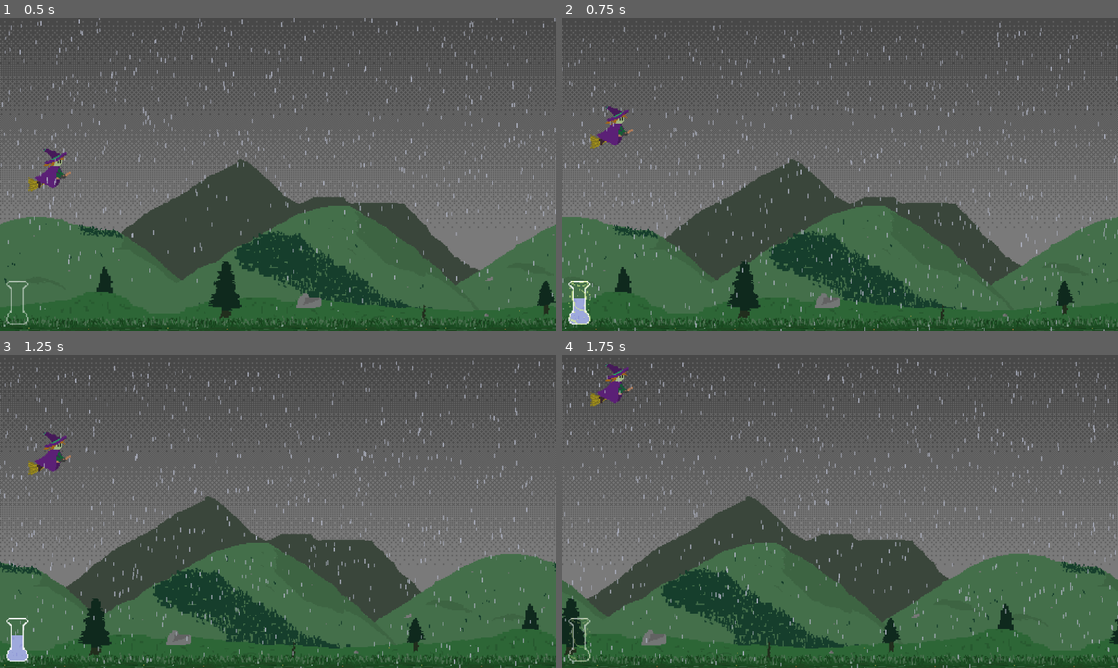
Above: before the commit, frames 1-4 (two rows, left to right).
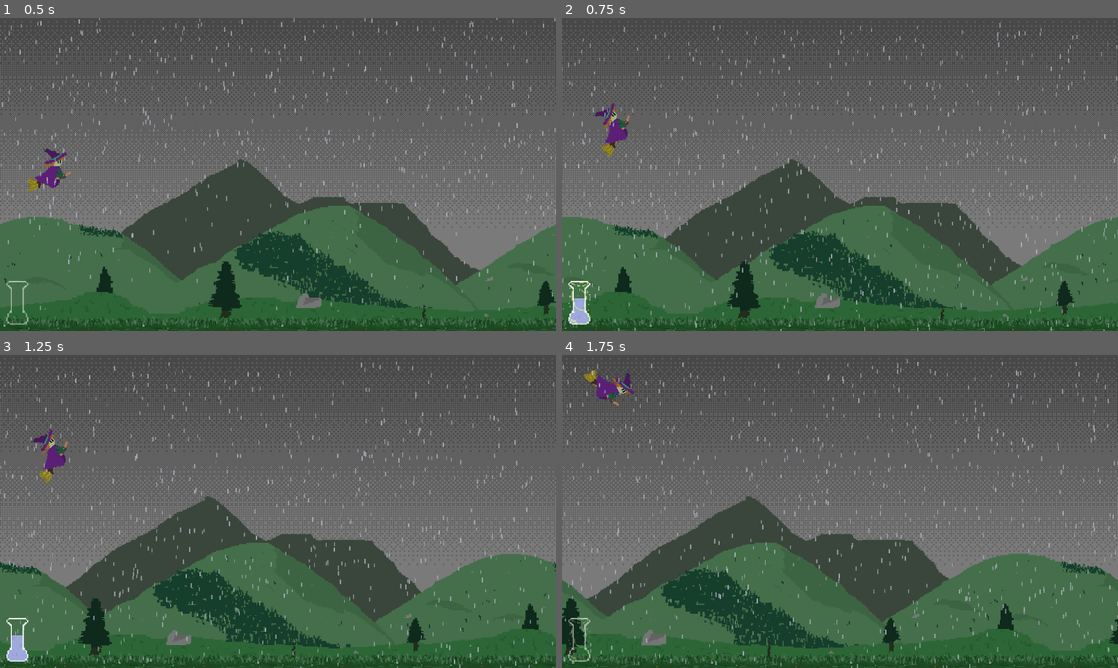
Above: after the commit, the same moments.

Repository: ClementRivaille/storm-witch
Game: Godot game, scene res://main.tscn
The game is run twice, just before and just after one commit, with the same random seed, the same clock (stepped at 60 frames per second) and the same inputs.
Inputs:
- Up to frame 1 (0.5 s): no input
- Up to frame 2 (0.75 s): hold Up (up) from 0.53 s (still down); hold Space (jump) from 0.53 s (still down)
- Up to frame 3 (1.25 s): keep holding Up (up); keep holding Space (jump)
- Up to frame 4 (1.75 s): release Up (up) at 1.28 s; release Space (jump) at 1.28 s; hold Down (down) from 1.28 s (still down); tap Space (jump) at 1.35, 1.52 s

Frame 1 is identical in both runs. In frame 2, 0.5% of the frame differs, in the area x 5-13%, y 27-45%; in frame 3, 0.5%; in frame 4, 0.6%, in the area x 3-13%, y 2-17%.

Commit message:
feat(witch): animations

Diff:
--- a/scenes/Witch.tscn
+++ b/scenes/Witch.tscn
@@ -8,6 +8,134 @@
 
 [sub_resource type="CircleShape2D" id="CircleShape2D_w4tjs"]
 radius = 46.0069
+
+[sub_resource type="AnimationNodeAnimation" id="AnimationNodeAnimation_iwapt"]
+animation = &"Falling"
+
+[sub_resource type="AnimationNodeAnimation" id="AnimationNodeAnimation_jckqk"]
+animation = &"Idle"
+
+[sub_resource type="AnimationNodeAnimation" id="AnimationNodeAnimation_sh6qg"]
+animation = &"SteerDown"
+
+[sub_resource type="AnimationNodeAnimation" id="AnimationNodeAnimation_nwuhd"]
+animation = &"SteerUp"
+
+[sub_resource type="AnimationNodeStateMachineTransition" id="AnimationNodeStateMachineTransition_rnl04"]
+advance_mode = 2
+
+[sub_resource type="AnimationNodeStateMachineTransition" id="AnimationNodeStateMachineTransition_xb6to"]
+
+[sub_resource type="AnimationNodeStateMachineTransition" id="AnimationNodeStateMachineTransition_ikcyq"]
+xfade_time = 0.05
+
+[sub_resource type="AnimationNodeStateMachineTransition" id="AnimationNodeStateMachineTransition_p8ncf"]
+
+[sub_resource type="AnimationNodeStateMachineTransition" id="AnimationNodeStateMachineTransition_pe4ik"]
+
+[sub_resource type="AnimationNodeStateMachineTransition" id="AnimationNodeStateMachineTransition_lht1d"]
+advance_condition = &"steer_up"
+
+[sub_resource type="AnimationNodeStateMachineTransition" id="AnimationNodeStateMachineTransition_y85w6"]
+advance_condition = &"steer_down"
+
+[sub_resource type="AnimationNodeStateMachineTransition" id="AnimationNodeStateMachineTransition_k5sty"]
+advance_condition = &"steer_down"
+
+[sub_resource type="AnimationNodeStateMachineTransition" id="AnimationNodeStateMachineTransition_x4sfq"]
+advance_condition = &"idle"
+
+[sub_resource type="AnimationNodeStateMachineTransition" id="AnimationNodeStateMachineTransition_ec4et"]
+advance_condition = &"idle"
+
+[sub_resource type="AnimationNodeStateMachine" id="AnimationNodeStateMachine_5m2of"]
+states/Falling/node = SubResource("AnimationNodeAnimation_iwapt")
+states/Falling/position = Vector2(631, 100)
+states/Idle/node = SubResource("AnimationNodeAnimation_jckqk")
+states/Idle/position = Vector2(325, 92)
+states/SteerDown/node = SubResource("AnimationNodeAnimation_sh6qg")
+states/SteerDown/position = Vector2(391, 189)
+states/SteerUp/node = SubResource("AnimationNodeAnimation_nwuhd")
+states/SteerUp/position = Vector2(369, -17)
+transitions = ["Start", "Idle", SubResource("AnimationNodeStateMachineTransition_rnl04"), "Idle", "Falling", SubResource("AnimationNodeStateMachineTransition_xb6to"), "Falling", "Idle", SubResource("AnimationNodeStateMachineTransition_ikcyq"), "SteerUp", "Falling", SubResource("AnimationNodeStateMachineTransition_p8ncf"), "SteerDown", "Falling", SubResource("AnimationNodeStateMachineTransition_pe4ik"), "Idle", "SteerUp", SubResource("AnimationNodeStateMachineTransition_lht1d"), "Idle", "SteerDown", SubResource("AnimationNodeStateMachineTransition_y85w6"), "SteerUp", "SteerDown", SubResource("AnimationNodeStateMachineTransition_k5sty"), "SteerUp", "Idle", SubResource("AnimationNodeStateMachineTransition_x4sfq"), "SteerDown", "Idle", SubResource("AnimationNodeStateMachineTransition_ec4et")]
+graph_offset = Vector2(-136, -43)
+
+[sub_resource type="AnimationNodeStateMachinePlayback" id="AnimationNodeStateMachinePlayback_ee7b5"]
+
+[sub_resource type="Animation" id="Animation_fcgvn"]
+resource_name = "Falling"
+length = 0.4
+loop_mode = 1
+tracks/0/type = "value"
+tracks/0/imported = false
+tracks/0/enabled = true
+tracks/0/path = NodePath("Sprite:rotation")
+tracks/0/interp = 1
+tracks/0/loop_wrap = true
+tracks/0/keys = {
+"times": PackedFloat32Array(0, 0.1, 0.2, 0.3),
+"transitions": PackedFloat32Array(1, 1, 1, 1),
+"update": 0,
+"values": [0.0, -0.349066, 0.0, 0.349066]
+}
+
+[sub_resource type="Animation" id="Animation_c7qc8"]
+resource_name = "Idle"
+length = 0.1
+tracks/0/type = "value"
+tracks/0/imported = false
+tracks/0/enabled = true
+tracks/0/path = NodePath("Sprite:rotation")
+tracks/0/interp = 1
+tracks/0/loop_wrap = true
+tracks/0/keys = {
+"times": PackedFloat32Array(0),
+"transitions": PackedFloat32Array(1),
+"update": 0,
+"values": [0.0]
+}
+
+[sub_resource type="Animation" id="Animation_n72kw"]
+resource_name = "SteerUp"
+length = 0.1
+loop_mode = 1
+tracks/0/type = "value"
+tracks/0/imported = false
+tracks/0/enabled = true
+tracks/0/path = NodePath("Sprite:rotation")
+tracks/0/interp = 1
+tracks/0/loop_wrap = true
+tracks/0/keys = {
+"times": PackedFloat32Array(0),
+"transitions": PackedFloat32Array(1),
+"update": 0,
+"values": [-0.698132]
+}
+
+[sub_resource type="Animation" id="Animation_011qx"]
+resource_name = "SteerDown"
+length = 0.1
+loop_mode = 1
+tracks/0/type = "value"
+tracks/0/imported = false
+tracks/0/enabled = true
+tracks/0/path = NodePath("Sprite:rotation")
+tracks/0/interp = 1
+tracks/0/loop_wrap = true
+tracks/0/keys = {
+"times": PackedFloat32Array(0),
+"transitions": PackedFloat32Array(1),
+"update": 0,
+"values": [1.13446]
+}
+
+[sub_resource type="AnimationLibrary" id="AnimationLibrary_3geat"]
+_data = {
+"Falling": SubResource("Animation_fcgvn"),
+"Idle": SubResource("Animation_c7qc8"),
+"SteerDown": SubResource("Animation_011qx"),
+"SteerUp": SubResource("Animation_n72kw")
+}
 
 [node name="Witch" type="CharacterBody2D" groups=["witch"]]
 position = Vector2(114, 318)
@@ -22,6 +150,7 @@
 rise_y_threshold = 300.0
 rise_y_end = 600.0
 rise_speed = 900.0
+angle_down = 65.0
 
 [node name="Sprite" type="Sprite2D" parent="."]
 scale = Vector2(2.5, 2.5)
@@ -50,4 +179,19 @@
 scale = Vector2(1, 1)
 shape = SubResource("CircleShape2D_w4tjs")
 
+[node name="AnimationTree" type="AnimationTree" parent="."]
+tree_root = SubResource("AnimationNodeStateMachine_5m2of")
+anim_player = NodePath("AnimationPlayer")
+active = true
+parameters/playback = SubResource("AnimationNodeStateMachinePlayback_ee7b5")
+parameters/conditions/idle = false
+parameters/conditions/steer_down = false
+parameters/conditions/steer_up = false
+
+[node name="AnimationPlayer" type="AnimationPlayer" parent="AnimationTree"]
+root_node = NodePath("../..")
+libraries = {
+"": SubResource("AnimationLibrary_3geat")
+}
+
 [connection signal="body_entered" from="Collider" to="." method="on_collider_body_entered"]
--- a/scripts/Witch.gd
+++ b/scripts/Witch.gd
@@ -27,6 +27,9 @@
 @export var fall_duration: float = 0.4
 @export var fall_through_limit: float = 450.0
 @export var fall_y_end: float = 200.0
+
+@export var angle_up: float = -40.0
+@export var angle_down: float = 60.0
 
 
 enum AnimationState {
@@ -45,12 +48,17 @@
 
 @onready var lock: Timer = $Lock
 @onready var debug: Label = $debug
+@onready var sprite: Sprite2D = $Sprite
 @onready var store: Store = StoreState
+@onready var animation_state_machine: AnimationNodeStateMachinePlayback
 
 signal collect_pearl
 signal fall
 signal rise_start
 signal rise_stop
+
+func _ready() -> void:
+  animation_state_machine = $AnimationTree.get("parameters/playback")
 
 func _physics_process(_delta: float) -> void:
   if animation == AnimationState.None:
@@ -88,10 +96,12 @@
   if direction && !locked:
     if direction > 0:
       # down
+      animation_state_machine.travel(("SteerDown"))
       if absf(velocity.y) < max_speed:
         velocity.y = velocity.y + acceleration
     else:
       # up
+      animation_state_machine.travel("SteerUp")
       velocity.y = maxf(velocity.y - acceleration - momentum_speed * momentum, - speed_up - max_speed * momentum)
 
   # Lose velocity when not moving
@@ -100,6 +110,9 @@
     if absf(velocity.y) < 0.0000001:
       velocity.y = 0.0
 
+  if !direction && !locked:
+    animation_state_machine.travel("Idle")
+
 func _input(event: InputEvent) -> void:
   if event.is_action_pressed("jump") && !locked && animation == AnimationState.None:
     if store.can_levelup():
@@ -133,9 +146,11 @@
   velocity.y = velocity.y + acceleration * (1 if down else -1)
 
   if animation == AnimationState.Recentering:
+    animation_state_machine.travel(("SteerDown"))
     if global_position.y >= rise_y_threshold:
       animation = AnimationState.ExitUp
   elif animation == AnimationState.ExitUp:
+    animation_state_machine.travel("SteerUp")
     velocity.y = maxf(velocity.y, -rise_speed)
     if global_position.y < rise_y_limit:
       # warp down
@@ -143,6 +158,7 @@
       animation = AnimationState.EnteringUp
       store.levelup()
   elif animation == AnimationState.EnteringUp:
+    animation_state_machine.travel("SteerUp")
     velocity.y = maxf(velocity.y, -rise_speed)
     if (global_position.y <= rise_y_end):
       set_collision_mask_value(COLLISION_LAYER, true)
@@ -157,6 +173,7 @@
       jump()
       animation = AnimationState.None
       set_collision_mask_value(COLLISION_LAYER, true)
+      animation_state_machine.travel("Idle")
     if global_position.y >= get_viewport_rect().size.y - rise_y_limit:
       position.y = rise_y_limit
       animation = AnimationState.EnteringDown
@@ -164,6 +181,7 @@
   elif animation == AnimationState.EnteringDown:
     if global_position.y >= fall_y_end:
       set_collision_mask_value(COLLISION_LAYER, true)
+      animation_state_machine.travel("Idle")
       animation = AnimationState.None
 
 func on_collider_body_entered(body: Node2D) -> void:
@@ -179,6 +197,7 @@
 
 func start_falling():
   fall.emit()
+  animation_state_machine.travel("Falling")
   if global_position.y > fall_through_limit:
     set_collision_mask_value(COLLISION_LAYER, false)
     animation = AnimationState.FallingThrough
@@ -190,3 +209,4 @@
     lock.start()
     await lock.timeout
     animation = AnimationState.None
+    animation_state_machine.travel("Idle")
Not shown: 1 places in scenes/Witch.tscn that only renumber resources
